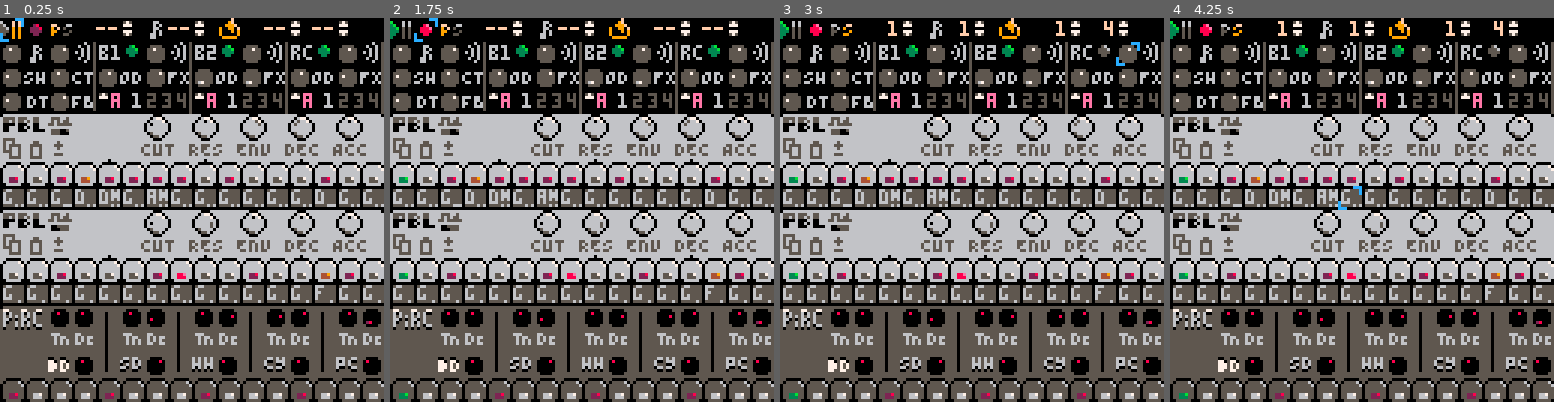
Above: before the commit, frames 1-4 (left to right).
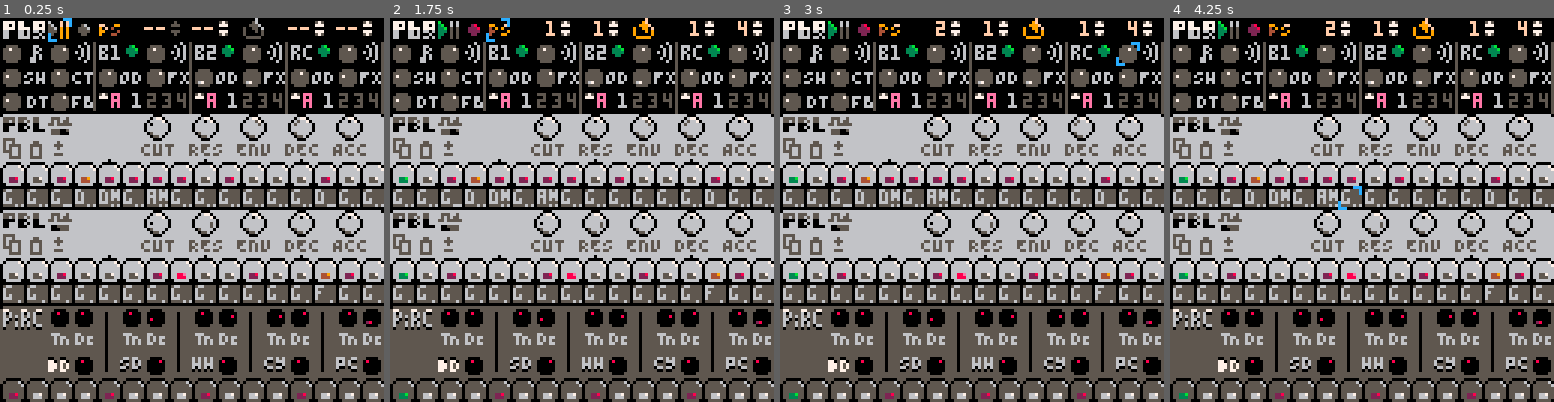
Above: after the commit, the same moments.

Repository: luchak/rp8
Game: PICO-8 cartridge pb-0x.p8
The game is run twice, just before and just after one commit, with the same random seed, the same clock (stepped at 60 frames per second) and the same inputs.
Inputs:
- Up to frame 1 (0.25 s): no input
- Up to frame 2 (1.75 s): tap X (X key) at 0.33, 1.07 s; tap O (Z key) at 0.7, 1.7 s; hold Right from 1.6 s (still down)
- Up to frame 3 (3 s): tap X (X key) at 1.85, 2.97 s; release Right at 2.1 s; tap O (Z key) at 2.1, 2.5, 2.9 s; hold Up 2.15-2.42 s; hold Right from 2.47 s (still down)
- Up to frame 4 (4.25 s): release Right at 3.03 s; hold Left 3.08-3.58 s; tap O (Z key) at 3.3, 3.7, 4.1 s; hold Down 3.63-3.97 s; hold Right from 4.02 s (still down); tap X (X key) at 4.08 s

The runs differ from the first frame. In frame 1, 2.0% of the frame differs, in the area x 0-97%, y 0-7%; in frame 2, 2.1%; in frame 3, 2.1%, in the area x 0-97%, y 0-11%; in frame 4, 2.1%.

Commit message:
Add some song mode controls, assorted fixes.

Diff:
--- a/pb-0x.p8
+++ b/pb-0x.p8
@@ -366,7 +366,7 @@
 -->8
 -- audio gen
 
-fc_min=150
+fc_min=120
 fc_oct=4
 fr_min=0.1
 fr_rng=4.2-fr_min
@@ -903,8 +903,8 @@
  end
  v.drum_pat=v.drum_next
  if (seq.transport.song_mode and seq.transport.playing) seq.transport.bar+=1
- if (seq.song.looping and seq.transport.bar==(seq.song.loop_start+seq.song.loop_len)) seq.transport.bar=seq.song.loop_start
- seq.transport.note=1
+ if (seq.song.looping and seq.transport.playing and seq.transport.bar==(seq.song.loop_start+seq.song.loop_len)) seq.transport.bar=seq.song.loop_start
+ if (seq.transport.playing) seq.transport.note=1
 end
 
 function seq_save(seq)
@@ -1270,6 +1270,30 @@
  }
 end
 
+function wrap_disable(w,syn,key,s_disable)
+ local obj={
+  get_sprite=function(self,seq)
+   local enabled=seq_get(seq,syn,key)
+   if enabled then
+    self.noinput=false
+    return w:get_sprite(seq)
+   else
+    self.noinput=true
+    return s_disable
+   end
+  end,
+  update=function(self,seq,b)
+   return w:input(seq,b)
+  end,
+ }
+ w.__index=w
+ setmetatable(obj,w)
+ assert(w.x)
+ assert(obj.update)
+ assert(obj.x)
+ return obj
+end
+
 function pbl_ui_init(ui,key,yp)
  for i=1,16 do
   local xp=(i-1)*8
@@ -1356,14 +1380,21 @@
  )
  end
 
+ local function song_only(w,s_disable)
+  ui:add_widget(
+   wrap_disable(w,'transport','song_mode',s_disable)
+  )
+ end
+
  ui:add_widget(
-  toggle_new(0,yp,'transport','playing',6,7)
+  toggle_new(16,yp,'transport','playing',6,7)
  )
  ui:add_widget(
-  toggle_new(16,yp,'transport','song_mode',142,143)
+  toggle_new(32,yp,'transport','song_mode',142,143)
  )
- ui:add_widget(
-  toggle_new(8,yp,'transport','recording',231,232)
+ song_only(
+  toggle_new(24,yp,'transport','recording',231,232),
+  233
  )
  hdial(0,8,'tempo')
  hdial(16,8,'lev')
@@ -1390,20 +1421,29 @@
   end
  end
  ui:add_widget(
-  transport_number_new(24,yp,16,'transport','bar')
+  transport_number_new(40,yp,16,'transport','bar')
+ )
+ song_only(
+  momentary_new(56,yp,192,
+   function(seq,b)
+    seq.transport.bar=mid(1,seq.transport.bar+b,255)
+   end
+  ),
+  197
  )
  ui:add_widget(
-  transport_number_new(56,yp,8,'transport','note')
+  transport_number_new(64,yp,8,'transport','note')
+ )
+ song_only(
+  toggle_new(80,yp,'song','looping',193,194),
+  195
  )
  ui:add_widget(
-  toggle_new(72,yp,'song','looping',193,194)
+  transport_number_new(88,yp,16,'song','loop_start')
  )
  ui:add_widget(
-  transport_number_new(80,yp,16,'song','loop_start')
+  transport_number_new(112,yp,8,'song','loop_len')
  )
- ui:add_widget(
-  transport_number_new(104,yp,8,'song','loop_len')
- )
 
 end
 
@@ -1667,10 +1707,10 @@
 
 
 __map__
-07ea8ec4c5c028c6c0c1c4c5c0c7c08d07eaebc4c5c928c6c9c8c4c5c9c7c98d07eaebc4c5ecc628ccc4c5c8abe8292a0000000000000000000000000000000000000000000000000000000000000000000000000000000000000000000000000000000000000000000000000000000000000000000000000000000000000000
-782878271726782718267827192678277828782717ce782718ce782719ce78277828782717a8a5a6a7b4b5b6b77878780000000000000000000000000000000000000000000000000000000000000000000000000000000000000000000000000000000000000000000000000000000000000000000000000000000000000000
-787078717829782a7829782a7829782a787078717829782a7829782a7829782a7870787118a8a5a6a7b4b5b6b77878780000000000000000000000000000000000000000000000000000000000000000000000000000000000000000000000000000000000000000000000000000000000000000000000000000000000000000
-78727873d00000a3d00000a3d00000a378727873d0fcfdfed0fcfdfed0fcfdfe7872787319a8a5a6a7b4b5b6b77878780000000000000000000000000000000000000000000000000000000000000000000000000000000000000000000000000000000000000000000000000000000000000000000000000000000000000000
+080907008e0000c000c0c10000c000c007eaebc4c5c928c6c9c8c4c5c9c7c98d07e700c5c000c0c100c5c000c4ec292a0000000000000000000000000000000000000000000000000000000000000000000000000000000000000000000000000000000000000000000000000000000000000000000000000000000000000000
+782878271726782718267827192678277828782717ce782718ce782719ce7827000000000000001726d0fcfdfe7878780000000000000000000000000000000000000000000000000000000000000000000000000000000000000000000000000000000000000000000000000000000000000000000000000000000000000000
+787078717829782a7829782a7829782a787078717829782a7829782a7829782a787078717828001826d0fcfdfe7878780000000000000000000000000000000000000000000000000000000000000000000000000000000000000000000000000000000000000000000000000000000000000000000000000000000000000000
+78727873d00000a3d00000a3d00000a378727873d0fcfdfed0fcfdfed0fcfdfe787278737827001926d0fcfdfe7878780000000000000000000000000000000000000000000000000000000000000000000000000000000000000000000000000000000000000000000000000000000000000000000000000000000000000000
 0c0d031d1d1d341e341e341e341e341f0c0d031d1d1dd4341e341e341e341e34000000000000000000000000000000000000000000000000000000000000000000000000000000000000000000000000000000000000000000000000000000000000000000000000000000000000000000000000000000000000000000000000
 1c1b1a1d0e8182838485868788898a8b1c1b1a1d0ed4d4d5d6d7d8d9dadbdcdd000000000000000000000000000000000000000000000000000000000000000000000000000000000000000000000000000000000000000000000000000000000000000000000000000000000000000000000000000000000000000000000000
 1010101010101010101010101010101010101010101010101010101010101010000000000000000000000000000000000000000000000000000000000000000000000000000000000000000000000000000000000000000000000000000000000000000000000000000000000000000000000000000000000000000000000000
Not shown, changed: 21 lines of the sprite sheet (__gfx__) section of pb-0x.p8
Not shown, changed: the thumbnail (__label__) section of pb-0x.p8
